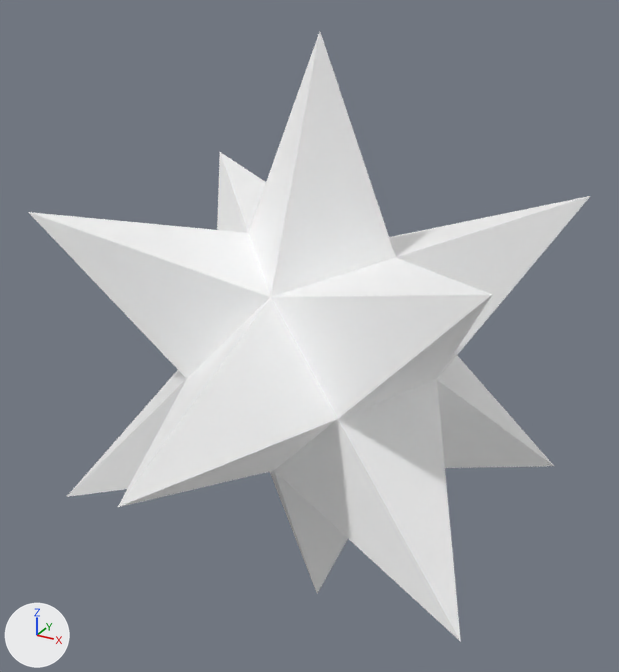
The glTF model app/static/models/great-rhombihexacron.gltf as it was, and as the next commit left it.
Before and after are seen from a 50 mm lens placed at (3.17, -5.92, 3.09), pointed at (-0.09, 0.01, 0.13). The axes (+X, +Y, +Z) are drawn at lower left. The lights are the same throughout. Where no turn or scale is listed for an object, it has been applied to the vertices. Vertices at the same position are counted once.

The older version as bpy lines, for what is in view:
```python
mat_slateblue = principled_material('SlateBlue')
mat_slateblue.base_color = (1.0, 1.0, 1.0)  # white #ffffff
mat_slateblue.metallic = 1.0
mat_slateblue.roughness = 1.0
me_mesh = bpy.data.meshes.new('Mesh')
me_mesh.from_pydata(...)  # 26 vertices, 48 faces; spans x -1.85..1.85, y -2.61..2.61, z -2.61..2.61
me_mesh.materials.append(mat_slateblue)  # white #ffffff
ob_mesh = bpy.data.objects.new('Mesh', me_mesh)
ob_mesh.location = (0.0, 0.0, 0.0)
```
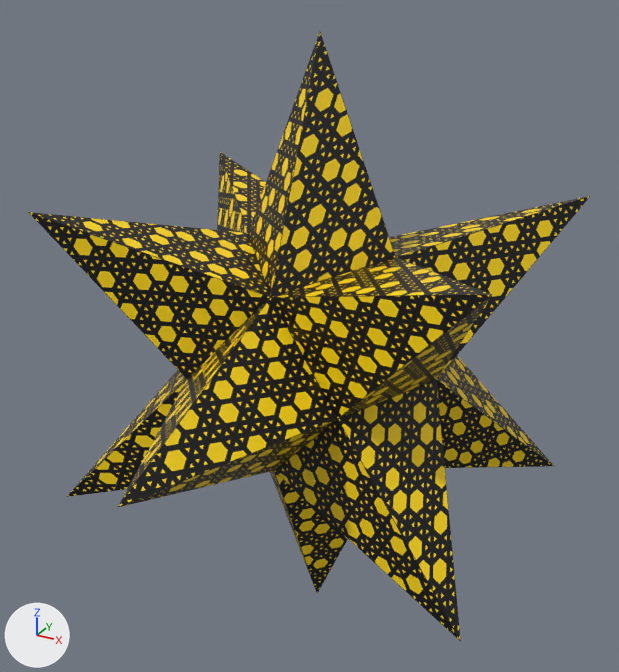
Boxes [x1, y1, x2, y2] around the edits, measured in the pictures (619 x 672 px):
'Mesh', surface changed
    both: [28, 32, 590, 642]

The change in detail:
Picture 'great-rhombihexacron__template' (img_great_rhombihexacron__template) is new.
In material 'SlateBlue' (mat_slateblue), base_color is no longer (1.0, 1.0, 1.0), white #ffffff.
In material 'SlateBlue' (mat_slateblue), metallic goes from 1.0 to 0.0.
In material 'SlateBlue' (mat_slateblue), roughness goes from 1.0 to 0.5.
In material 'SlateBlue' (mat_slateblue), texture is now set to img_great_rhombihexacron__template.
me_mesh has 26 vertices, 48 faces and spans x -1.85..1.85, y -2.61..2.61, z -2.61..2.61.
me_mesh is used by ob_mesh; location (0.0, 0.0, 0.0).
me_mesh part 1: texture (UV) coordinates of 48 of 48 faces, centred in x -1.2..1.2, y -1.45..1.45, z -1.45..1.45, changed; they spanned u 0.0..1.0, v 0.0..1.0 and now span u 0.0..1.0, v 0.0..1.0.
